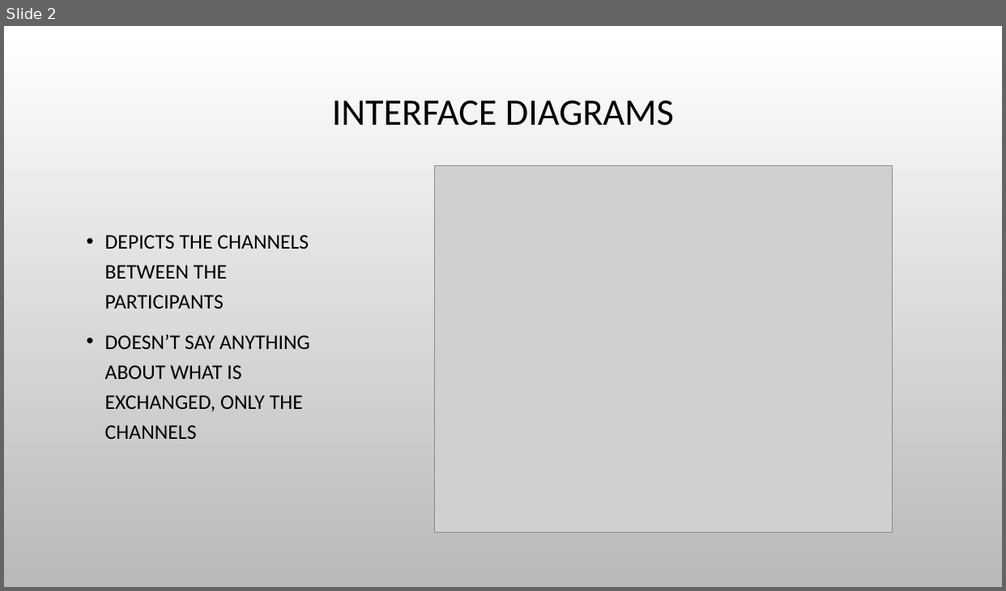
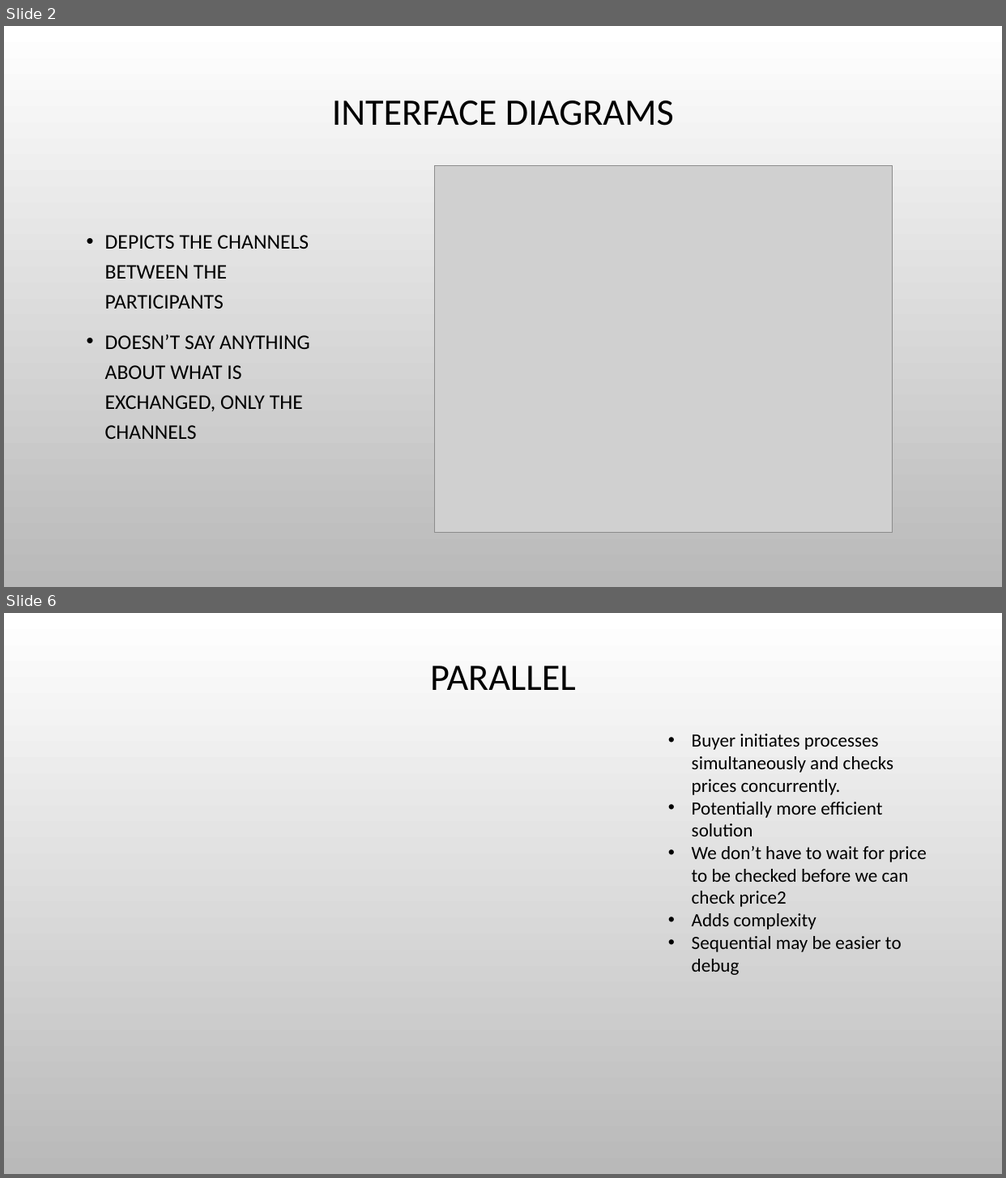
Before and after one commit to ghv657/REBS, a slide deck: Assignment3/Præsentation_Aflevering3.pptx. Shown one above the other, each under a label of ours: slide 2 before the commit, slides 2 and 6 after it; the slides between them are not shown. The pictures are 1006x591 and 1006x1178 pixels, drawn with LibreOffice and Linux fonts; fonts in the diff are those of the drawing; grey boxes stand for pictures; background and template pictures are left out. Boxes give left, top, right and bottom in pixels: in the first picture for what was removed or moved away, otherwise in the second. Text is boxed around its words. In the diff, an @@ line names an element or a change of style, - is before the commit and + after.

```diff
--- a/Assignment3/Præsentation_Aflevering3.pptx
+++ b/Assignment3/Præsentation_Aflevering3.pptx
@@ slide 6 added at box(4, 613, 1002, 1174), background picture (left out) @@
@@ title added at box(430, 666, 576, 690), 36 pt, text #000000 @@
+PARALLEL
@@ text added at box(692, 734, 927, 952), 18 pt, text #000000 @@
+• Buyer initiates processes simultaneously and checks prices concurrently.
+• Potentially more efficient solution
+• We don’t have to wait for price to be checked before we can check price2
+• Adds complexity
+• Sequential may be easier to debug
```
Also in this commit, not shown: 3 other slides added, 5 other files.
